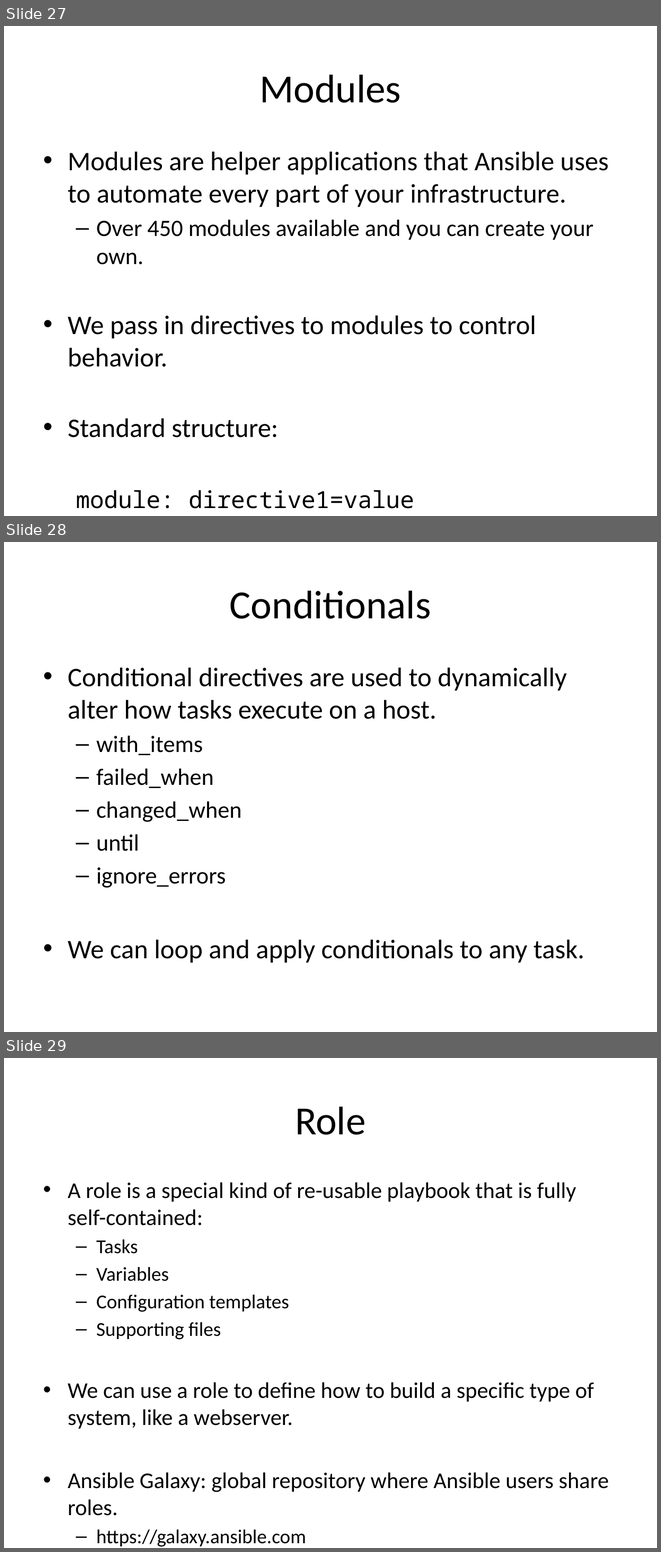
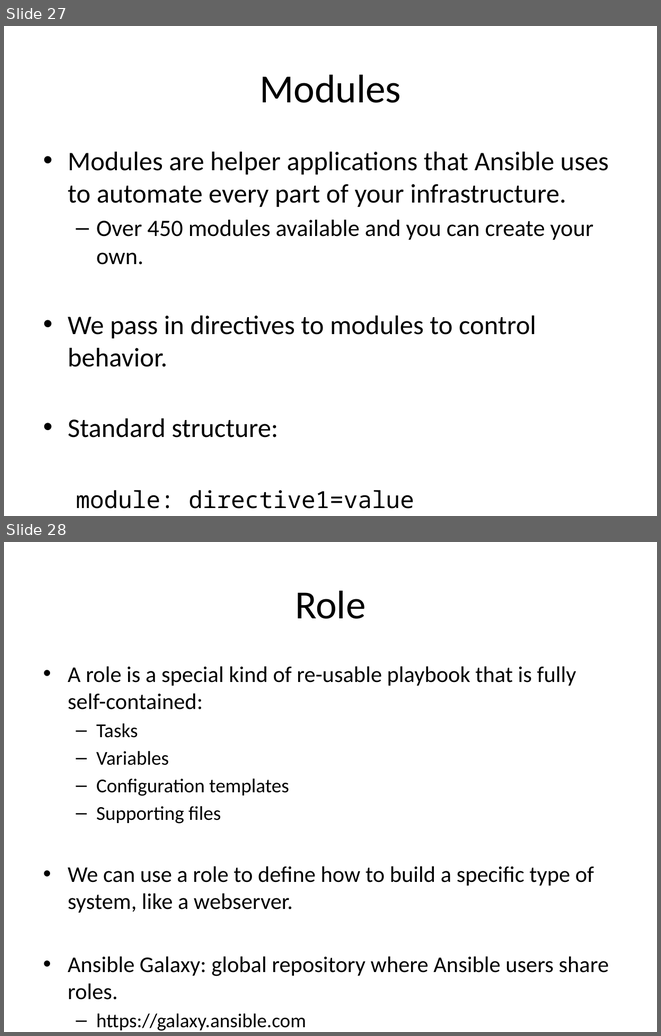
Before and after one commit to jasondbaker/infrastructure-class, a slide deck: lectures/infrastructure-week-10.pptx. Shown one above the other, each under a label of ours: slides 27, 28 and 29 before the commit, slides 27 and 28 after it. The pictures are 661x1552 and 661x1036 pixels, drawn with LibreOffice and Linux fonts; fonts in the diff are those of the drawing. Boxes give left, top, right and bottom in pixels: in the first picture for what was removed or moved away, otherwise in the second. Text is boxed around its words. In the diff, an @@ line names an element or a change of style, - is before the commit and + after.

```diff
--- a/lectures/infrastructure-week-10.pptx
+++ b/lectures/infrastructure-week-10.pptx
@@ slide 28 removed at [4, 542, 657, 1032], background #FFFFFF @@
@@ title removed at [230, 590, 431, 619] @@
-Conditionals
@@ text removed at [68, 668, 584, 962] @@
-• Conditional directives are used to dynamically alter how tasks execute on a host.
-  – with_items
-  – failed_when
-  – changed_when
-  – until
-  – ignore_errors
-• We can loop and apply conditionals to any task.
@@ what was slide 29 is now slide 28 @@
```
Also in this commit, not shown: 2 other slides removed, 1 other file.
